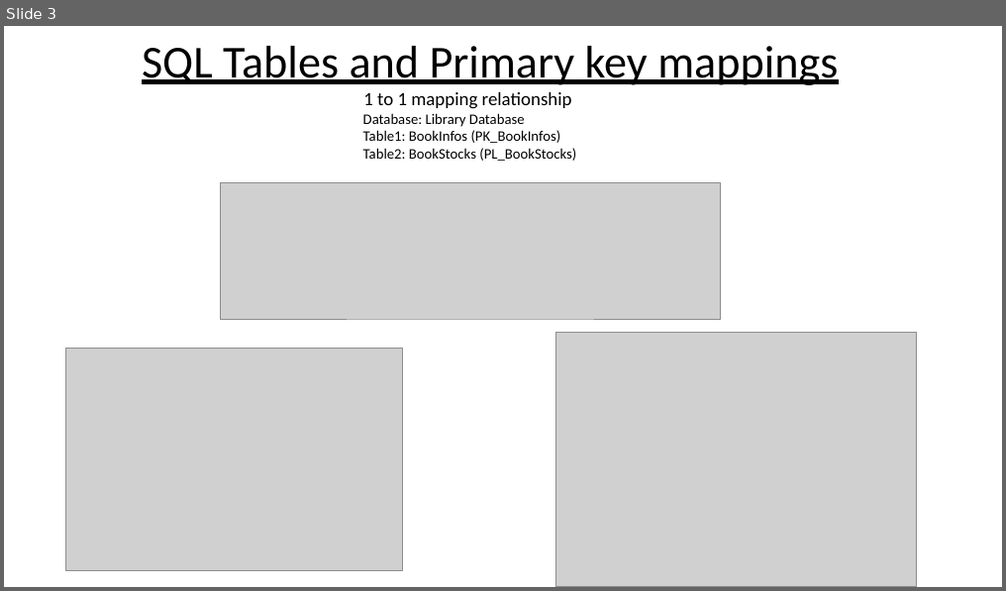
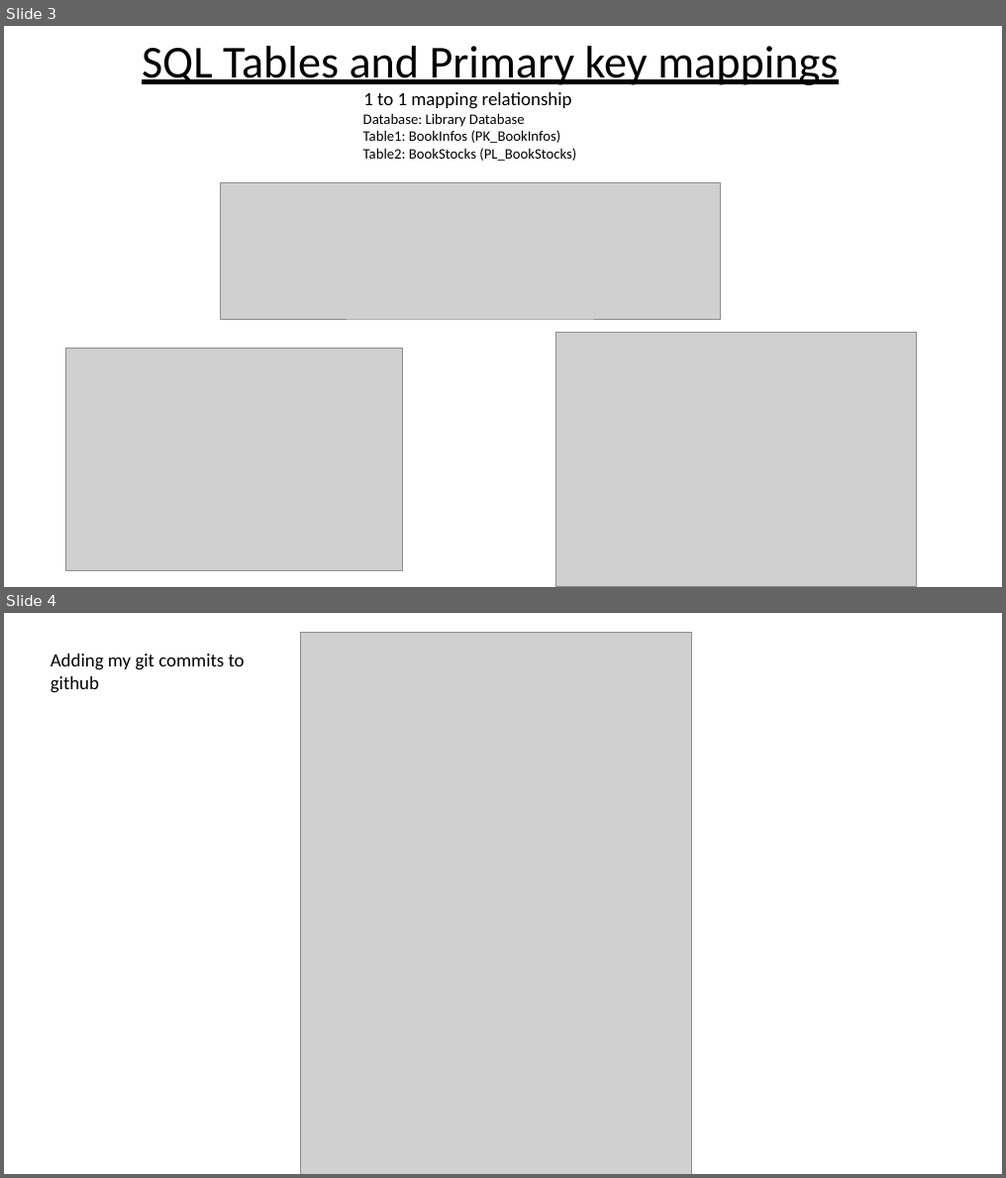
Before and after one commit to MikaylaDaSilveira/LibraryProject, a slide deck: LibraryAPI/Book System Plan.pptx. Shown one above the other, each under a label of ours: slide 3 before the commit, slides 3 and 4 after it. The pictures are 1006x591 and 1006x1178 pixels, drawn with LibreOffice and Linux fonts; fonts in the diff are those of the drawing; grey boxes stand for pictures. Boxes give left, top, right and bottom in pixels: in the first picture for what was removed or moved away, otherwise in the second. Text is boxed around its words. In the diff, an @@ line names an element or a change of style, - is before the commit and + after.

Commit message:
Including my final git push for final day of project

```diff
--- a/LibraryAPI/Book System Plan.pptx
+++ b/LibraryAPI/Book System Plan.pptx
@@ slide 4 added at bbox=[4, 613, 1002, 1174], background #FFFFFF @@
@@ picture added at bbox=[300, 633, 692, 1174] @@
@@ text added at bbox=[51, 654, 245, 693], 18 pt, text #000000 @@
+Adding my git commits to github
```
